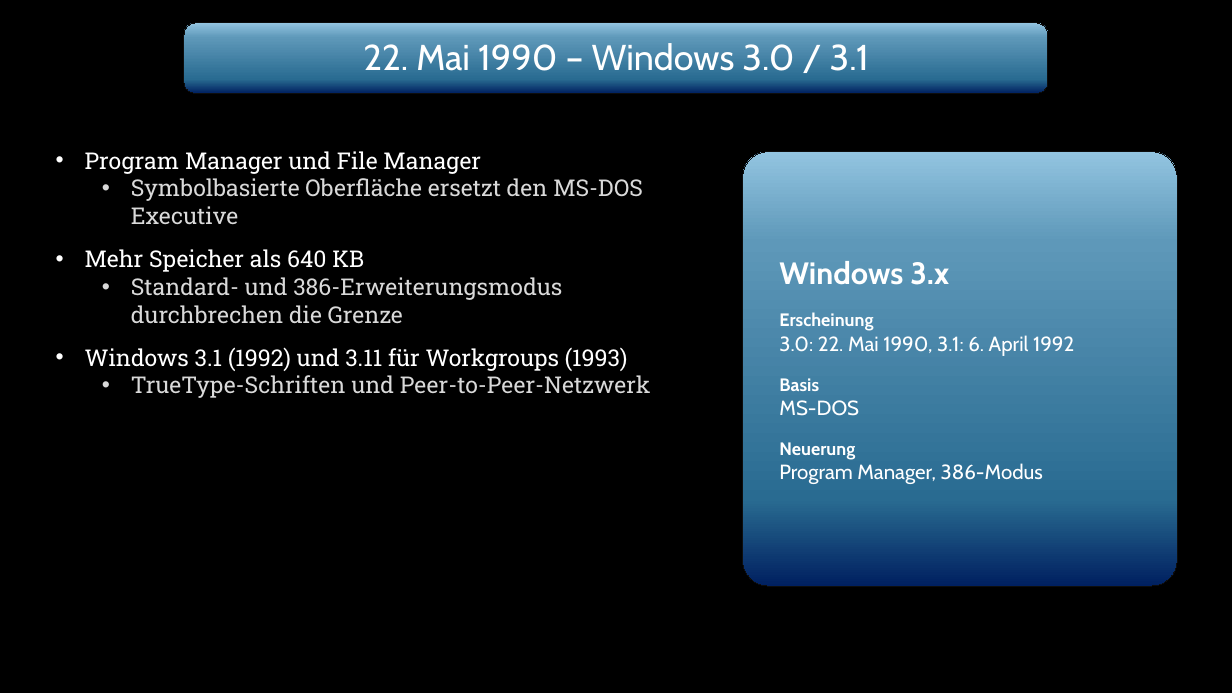
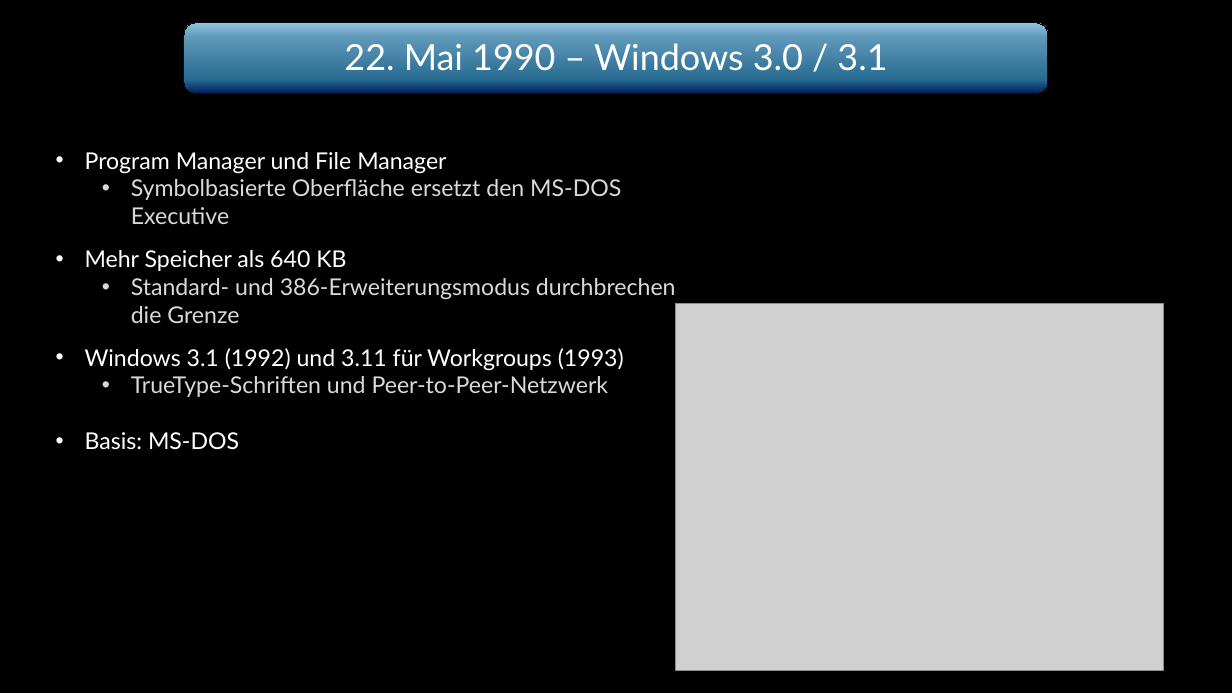
Before and after one commit to Wummy01/Wummy101010, a slide deck: slide 5 of Windows_Praesentation_Donnerstag.pptx. Drawn at 1232x693 pixels with LibreOffice and Linux fonts; fonts in the diff are those of the drawing; grey boxes stand for pictures; background and template pictures are left out. Boxes give left, top, right and bottom in pixels: in the first picture for what was removed or moved away, otherwise in the second. Text is boxed around its words. In the diff, an @@ line names an element or a change of style, - is before the commit and + after.

```diff
--- a/Windows_Praesentation_Donnerstag.pptx
+++ b/Windows_Praesentation_Donnerstag.pptx
@@ text "22. Mai 1990 – Windows ..." at (x1=344, y1=43, x2=887, y2=70): font Cabin to Lato @@
@@ text at (x1=85, y1=152, x2=676, y2=397): font Roboto Slab to Lato @@
@@ rounded rectangle removed at (x1=743, y1=152, x2=1177, y2=586) @@
-Windows 3.x
-Erscheinung
-3.0: 22. Mai 1990, 3.1: 6. April 1992
-Basis
-MS-DOS
-Neuerung
-Program Manager, 386-Modus
@@ picture added at (x1=676, y1=304, x2=1164, y2=670) @@
@@ text at (x1=85, y1=432, x2=239, y2=450): paragraph added @@
+• Basis: MS-DOS
```
Also in this commit, not shown: 17 other slides changed.
